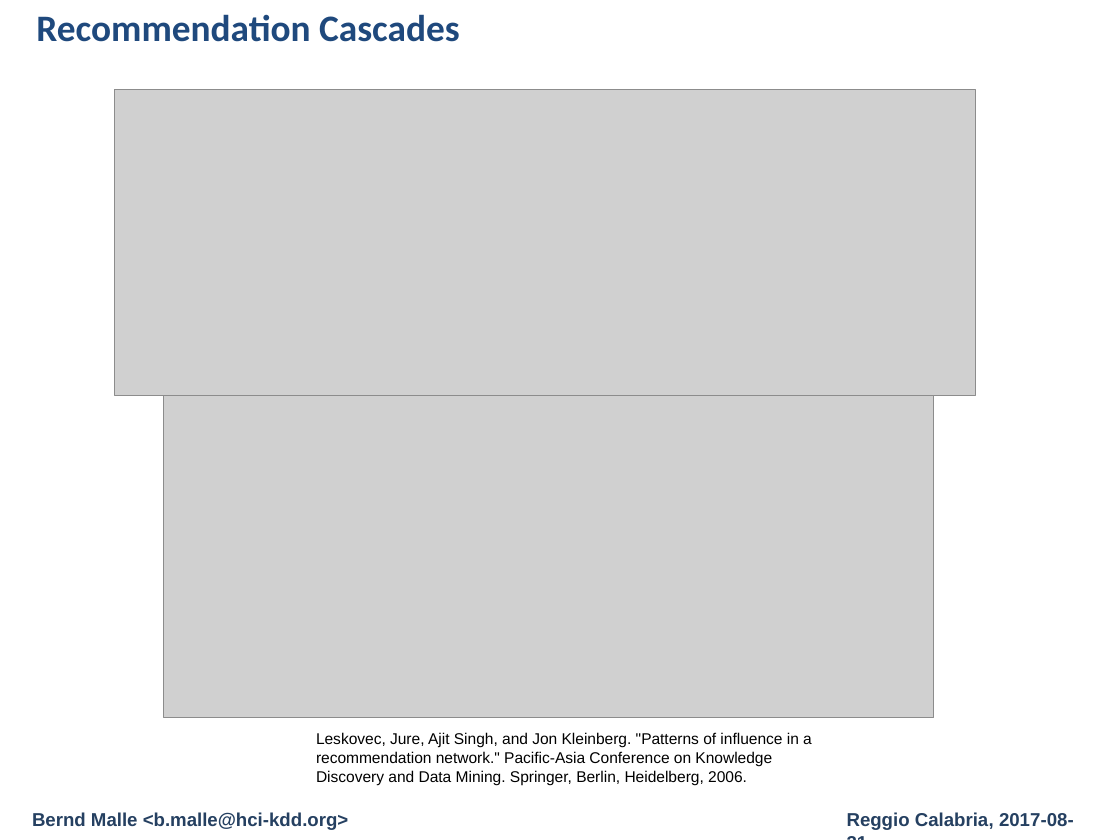
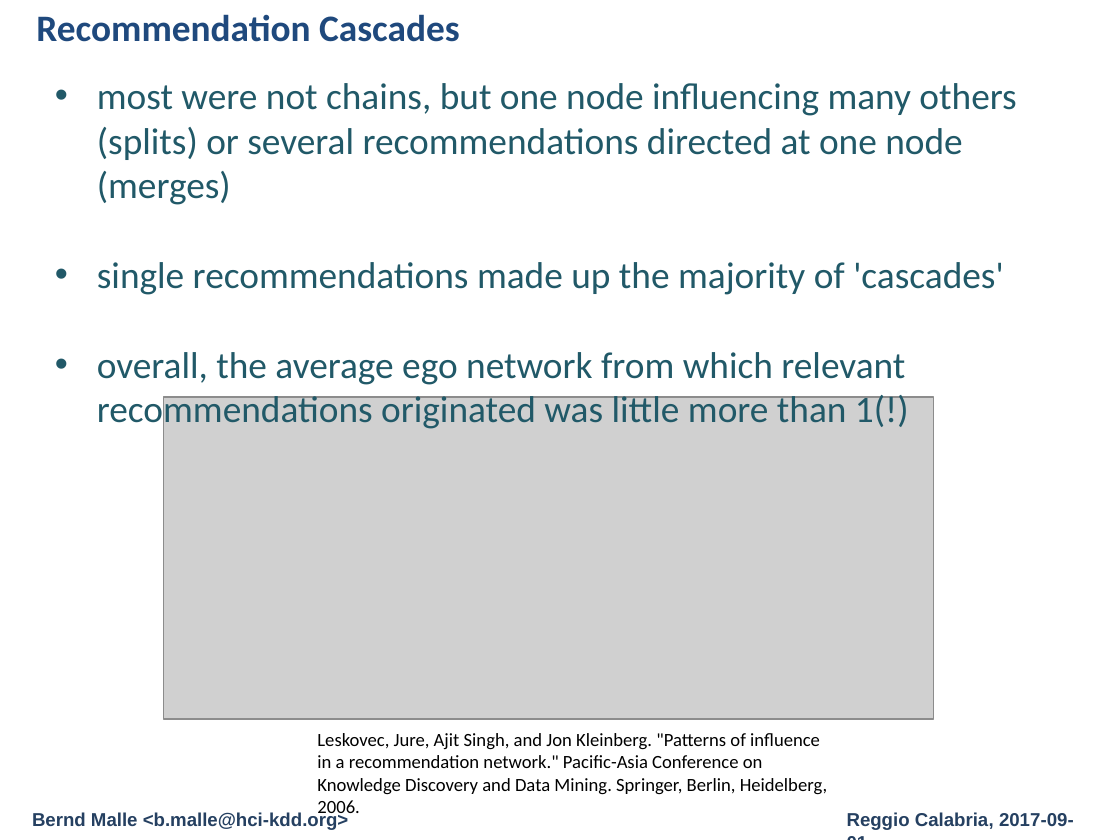
Before and after one commit to cassinius/phd-presentations, a slide deck: slide 4 of 2017/CD-MAKE_2017/Fed/Federated_Learning_Local_Sphere.pptx (slide 2 before the commit). Drawn at 1120x840 pixels with LibreOffice and Linux fonts; fonts in the diff are those of the drawing; grey boxes stand for pictures; background and template pictures are left out. Boxes give left, top, right and bottom in pixels: in the first picture for what was removed or moved away, otherwise in the second. Text is boxed around its words. In the diff, an @@ line names an element or a change of style, - is before the commit and + after.

```diff
--- a/2017/CD-MAKE_2017/Fed/Federated_Learning_Local_Sphere.pptx
+++ b/2017/CD-MAKE_2017/Fed/Federated_Learning_Local_Sphere.pptx
@@ text added at (x1=97, y1=83, x2=1016, y2=432), 24 pt, text #215968 @@
+• most were not chains, but one node influencing many others (splits) or several recommendations directed at one node (merges)
+• single recommendations made up the majority of 'cascades'
+• overall, the average ego network from which relevant recommendations originated was little more than 1(!)
@@ picture removed at (x1=114, y1=90, x2=976, y2=395) @@
@@ text "Leskovec, Jure, Ajit Singh, and ..." at (x1=317, y1=733, x2=827, y2=795): size 10 to 12 pt, font Arial to Calibri @@
@@ text at (x1=847, y1=812, x2=1074, y2=830): text changed @@
-Reggio Calabria, 2017-08-31
+Reggio Calabria, 2017-09-01
```
Also in this commit, not shown: 5 other slides changed, 6 slides added, 3 slides removed.
